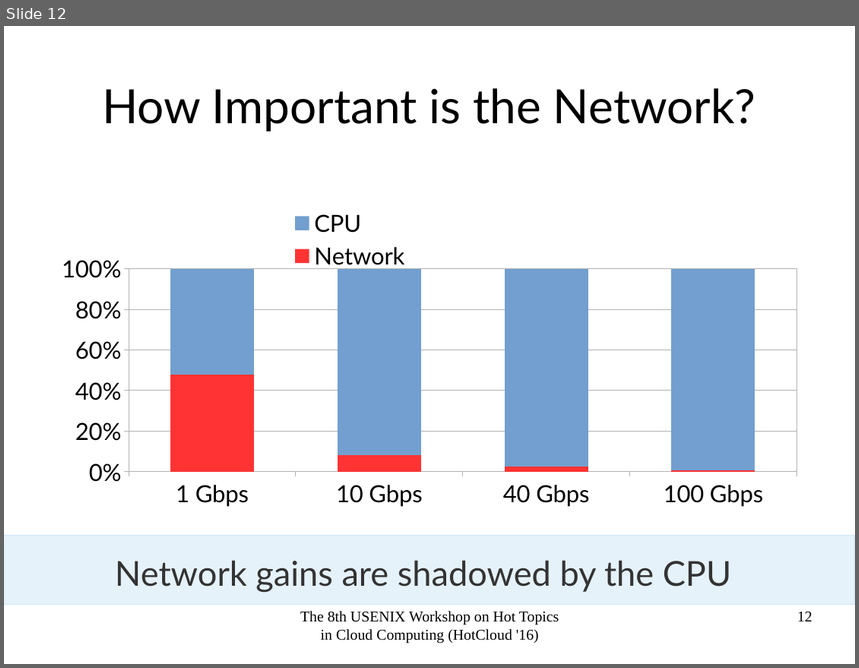
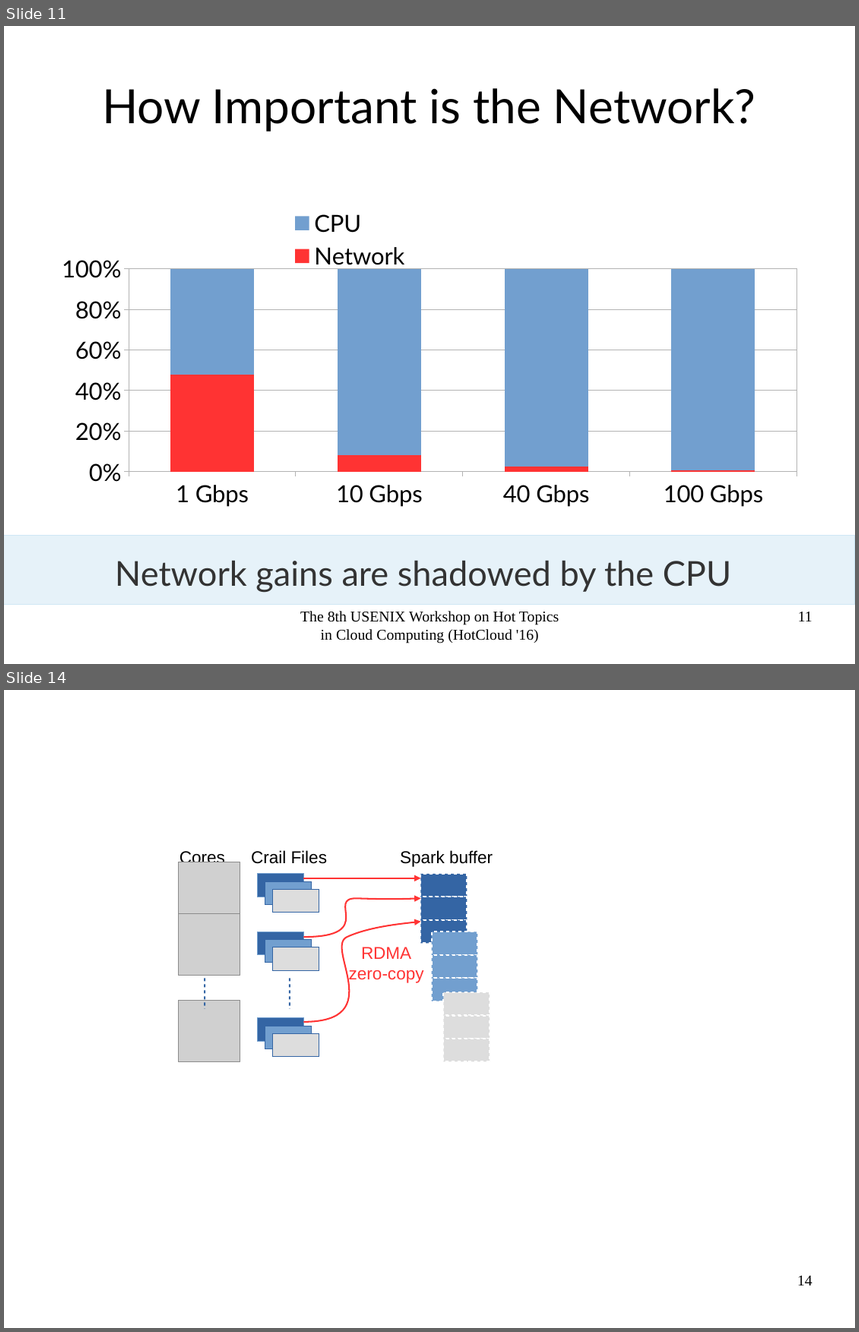
Before and after one commit to apache/incubator-crail-website, a slide deck: _graphix/website.odp. Shown one above the other, each under a label of ours: slide 12 before the commit, slides 11 and 14 after it; the slides between them are not shown. The pictures are 859x668 and 859x1332 pixels, drawn with LibreOffice and Linux fonts; fonts in the diff are those of the drawing; grey boxes stand for pictures; background and template pictures are left out. Boxes give left, top, right and bottom in pixels: in the first picture for what was removed or moved away, otherwise in the second. Text is boxed around its words. In the diff, an @@ line names an element or a change of style, - is before the commit and + after.

```diff
--- a/_graphix/website.odp
+++ b/_graphix/website.odp
@@ slide 14 added at <box>4,690,855,1328</box>, background #FFFFFF @@
@@ picture added at <box>179,863,240,924</box> @@
@@ text added at <box>180,850,225,863</box>, 16 pt, text #000000 @@
+Cores
@@ text added at <box>251,850,328,864</box>, 16 pt, text #000000 @@
+Crail Files
@@ text added at <box>400,850,493,867</box>, 16 pt, text #000000 @@
+Spark buffer
@@ rectangle added at <box>257,874,303,897</box>, fill #3465A4, outline #729FCF 0 pt @@
@@ rectangle added at <box>265,882,312,905</box>, fill #729FCF, outline #3465A4 0 pt @@
@@ rectangle added at <box>273,889,319,913</box>, fill #DDDDDD, outline #3465A4 0 pt @@
@@ freeform shape added at <box>303,878,421,878</box>, outline #FF3333 1.45 pt @@
@@ rectangle added at <box>421,874,468,897</box>, fill #3465A4, outline #FFFFFF 1.45 pt @@
@@ picture added at <box>179,914,240,976</box> @@
@@ freeform shape added at <box>303,898,421,937</box>, outline #FF3333 1.45 pt @@
@@ rectangle added at <box>421,897,468,920</box>, fill #3465A4, outline #FFFFFF 1.45 pt @@
@@ rectangle added at <box>257,932,303,955</box>, fill #3465A4, outline #729FCF 0 pt @@
@@ rectangle added at <box>265,939,312,963</box>, fill #729FCF, outline #3465A4 0 pt @@
@@ freeform shape added at <box>303,922,421,1022</box>, outline #FF3333 1.45 pt @@
@@ rectangle added at <box>421,920,468,943</box>, fill #3465A4, outline #FFFFFF 1.45 pt @@
@@ rectangle added at <box>432,932,478,955</box>, fill #729FCF, outline #FFFFFF 1.45 pt @@
@@ rectangle added at <box>273,947,319,970</box>, fill #DDDDDD, outline #3465A4 0 pt @@
@@ text added at <box>349,947,424,984</box>, 16 pt, text #FF3333 @@
+RDMA
+zero-copy
@@ rectangle added at <box>432,955,478,978</box>, fill #729FCF, outline #FFFFFF 1.45 pt @@
@@ line added from (205, 978) to (205, 1009), #3465A4 1.45 pt @@
@@ line added from (290, 978) to (290, 1009), #3465A4 1.45 pt @@
@@ rectangle added at <box>432,978,478,1002</box>, fill #729FCF, outline #FFFFFF 1.45 pt @@
@@ picture added at <box>179,1001,240,1062</box> @@
@@ rectangle added at <box>443,992,490,1016</box>, fill #DDDDDD, outline #FFFFFF 1.45 pt @@
@@ rectangle added at <box>257,1018,303,1041</box>, fill #3465A4, outline #729FCF 0 pt @@
@@ rectangle added at <box>265,1026,312,1049</box>, fill #729FCF, outline #3465A4 0 pt @@
@@ rectangle added at <box>443,1016,490,1039</box>, fill #DDDDDD, outline #FFFFFF 1.45 pt @@
@@ rectangle added at <box>273,1034,319,1057</box>, fill #DDDDDD, outline #3465A4 0 pt @@
@@ rectangle added at <box>443,1039,490,1062</box>, fill #DDDDDD, outline #FFFFFF 1.45 pt @@
@@ page number added at <box>797,1276,813,1286</box>, 14 pt, text #000000 @@
+14
@@ what was slide 12 is now slide 11 @@
@@ page number at <box>798,612,813,622</box>: text changed @@
-12
+11
```
Also in this commit, not shown: 1 slide changed, 2 other slides added, 1 other file.
